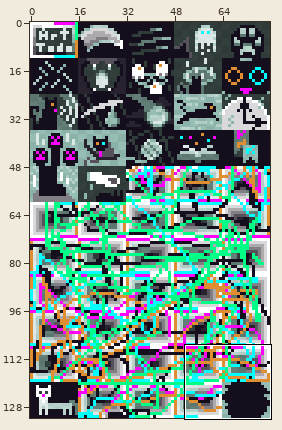
Two states of a sprite sheet, src/c.png. Above: a wide view before the commit, with the close-up outlined.
Close-up. Old version:
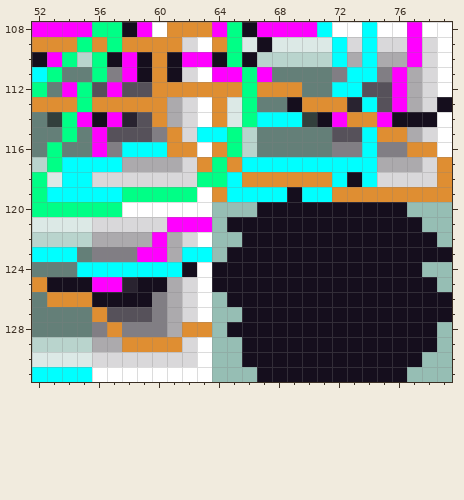
The file is 80x132 pixels. Shown: x 52..79, y 108..131.
After:
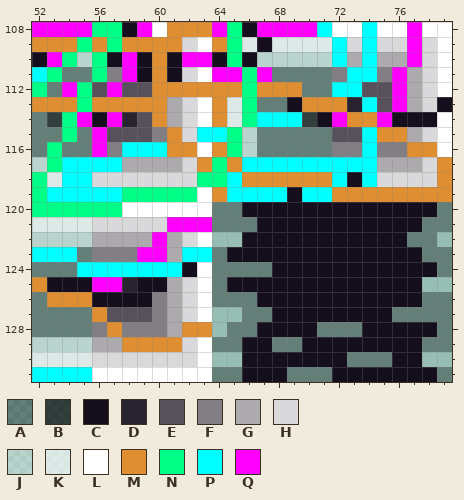
Palette (. is transparent): A #00000055  B #000000aa  C #150e1d  D #292330  E #56515a  F #817e84  G #acaaad  H #d9d8da  J #ffffff55  K #ffffffaa  L #ffffff  M #df8e32  N #00ff86  P #00ffff  Q #ff00ff
From old to new:
The author put colour A in row 120 at x 64 to 65 and 79; in row 121 at x 64 and 78 to 79; in row 123 at x 64; in row 124 at x 79; in row 126 at x 64; in row 128 at x 79.
The author put colour A in row 129 at x 64 to 65 and 79; in row 131 at x 64 to 65 and 79.
Colour C becomes colour A in row 121 at x 65 to 66; in row 122 at x 77 to 78; in row 123 at x 78 to 79; in row 124 at x 64 to 67; in row 125 at x 64; in row 126 at x 65 to 66 and 78 to 79.
Colour C becomes colour A in row 127 at x 66 to 67 and 76 to 79; in row 128 at x 65 to 66 and 71 to 73; in row 129 at x 68 to 69 and 78; in row 130 at x 73 to 75; in row 131 at x 69 to 71.
The author put colour C in row 120 at x 66 and 77 to 78; in row 124 at x 78; in row 131 at x 66 and 77 to 78.
The author cleared colour C in row 125 at x 78.
